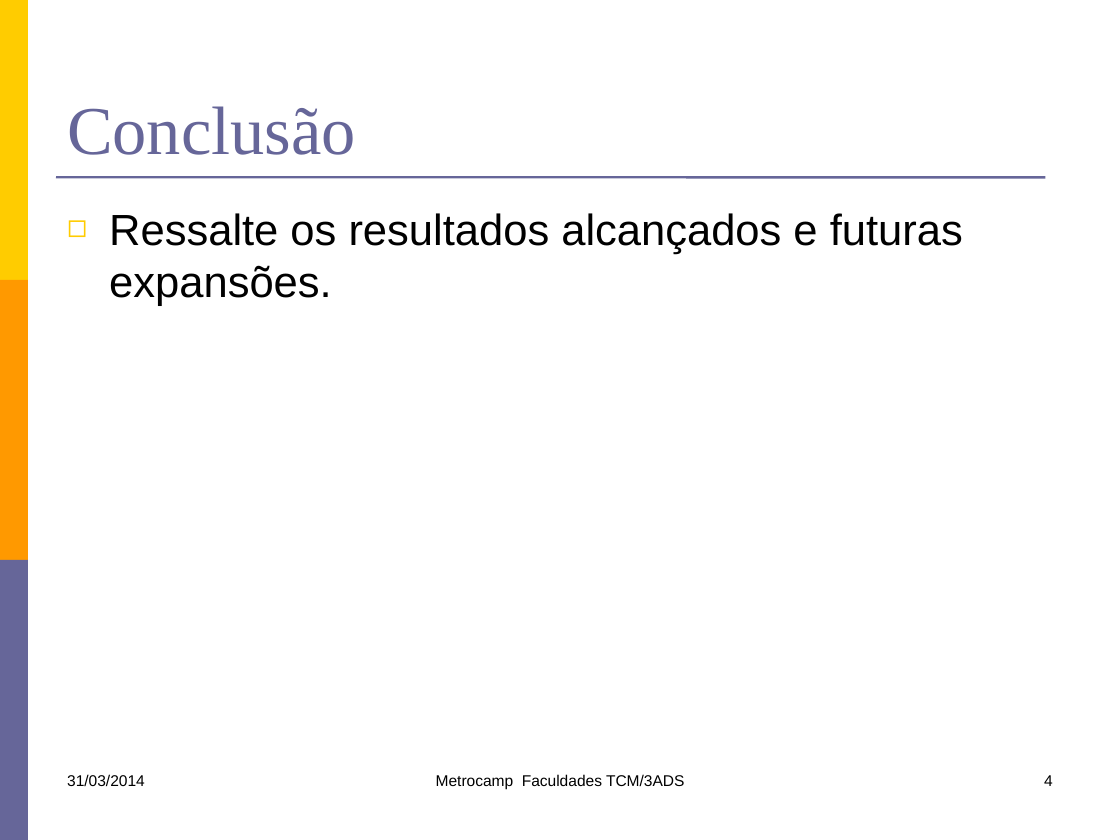
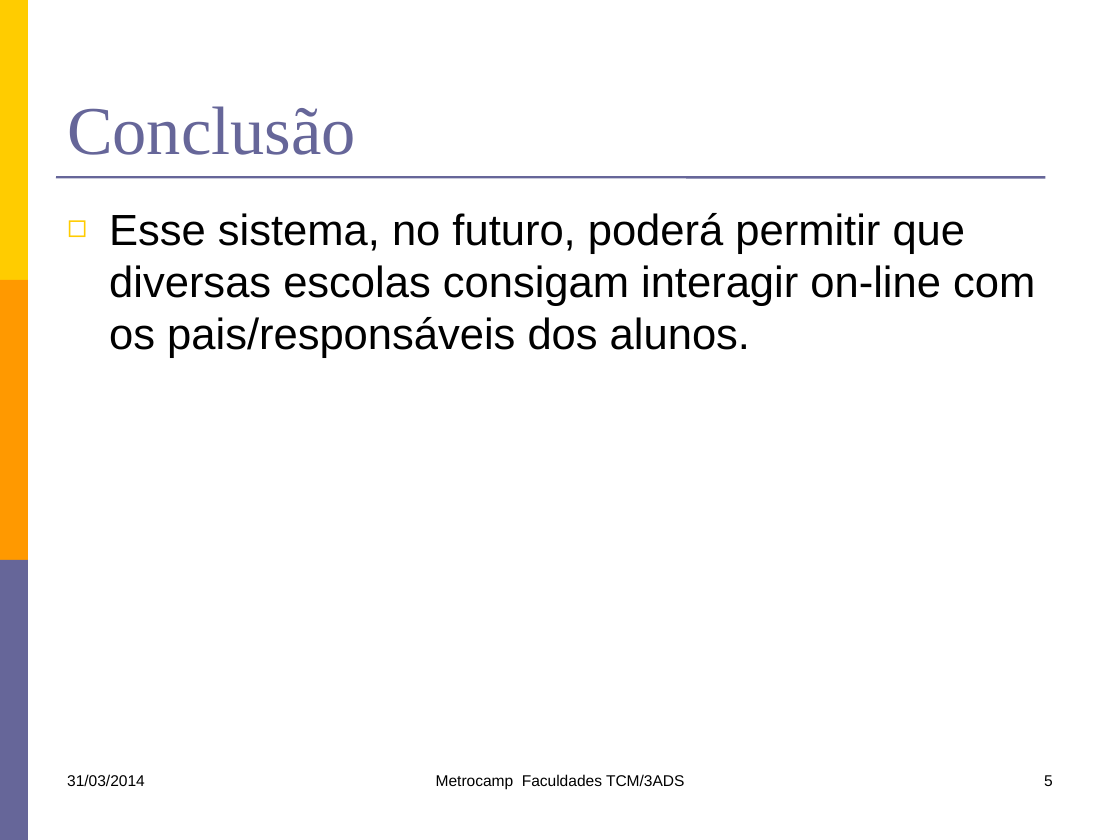
Before and after one commit to lfernandobra/pi5g1s14, a slide deck: slide 5 of documentacao/G5_Apresentacao1sem2014.pptx (slide 4 before the commit). Drawn at 1120x840 pixels with LibreOffice and Linux fonts; fonts in the diff are those of the drawing. Boxes give left, top, right and bottom in pixels: in the first picture for what was removed or moved away, otherwise in the second. Text is boxed around its words. In the diff, an @@ line names an element or a change of style, - is before the commit and + after.

```diff
--- a/documentacao/G5_Apresentacao1sem2014.pptx
+++ b/documentacao/G5_Apresentacao1sem2014.pptx
@@ text at box(109, 213, 1035, 358): text changed @@
-◻ Ressalte os resultados alcançados e futuras expansões.
+◻ Esse sistema, no futuro, poderá permitir que diversas escolas consigam interagir on-line com os pais/responsáveis dos alunos.
@@ page number at box(1044, 775, 1053, 786): text changed @@
-4
+5
```
Also in this commit, not shown: 1 slide added.
